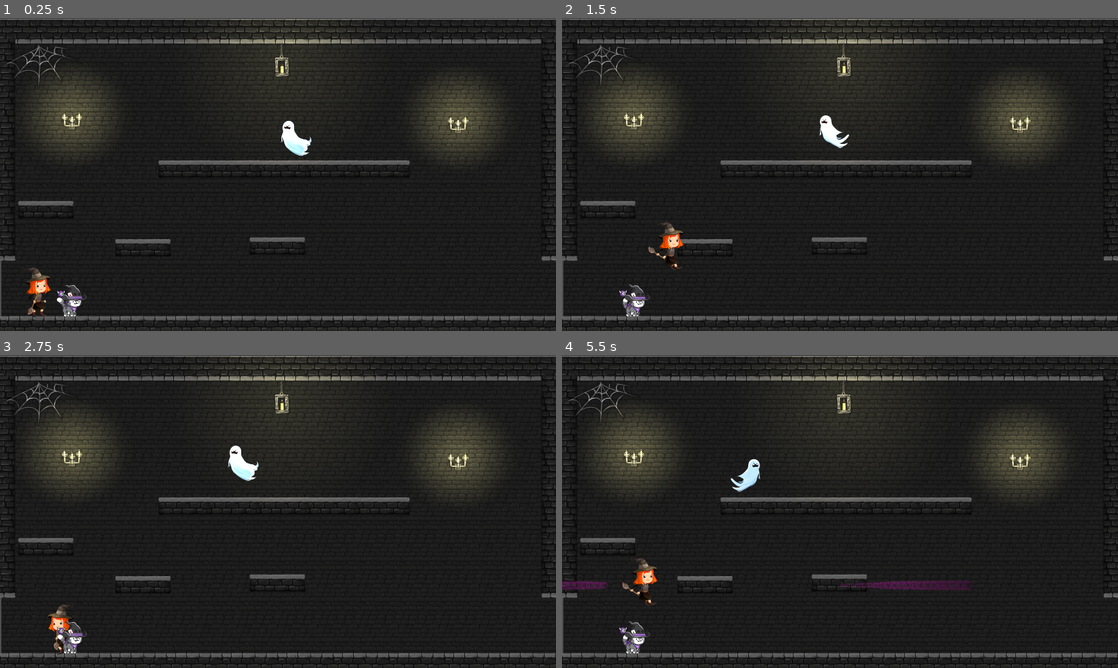
Above: before the commit, frames 1-4 (two rows, left to right).
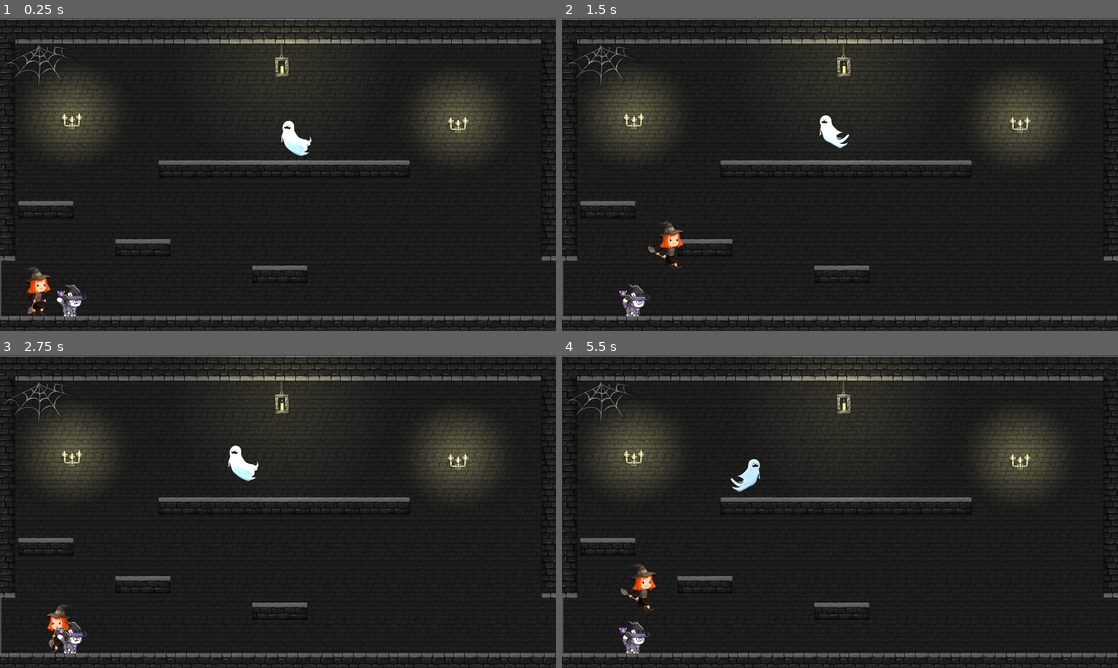
Above: after the commit, the same moments.

Repository: stellar-flame/cauldron
Game: Godot game, scene res://platformer/dungeon_1.tscn
Two runs of this game, one before a commit and one after it. Both use one fixed random seed, a clock stepped at 60 frames per second and the inputs below. This scene is started directly instead of the project's main scene.
Inputs (mouse positions are in pixels of both pictures, inside the frame that each line leads up to):
- Up to frame 1 (0.25 s): no input
- Up to frame 2 (1.5 s): tap Enter (luna_jump) at 0.5, 0.6, 0.77, 1.07 s; move the mouse to (962, 158) at 0.52 s; hold Right (luna_right) from 0.53 s (still down); move the mouse to (728, 190) at 1.27 s; click (728, 190) at 1.35 s
- Up to frame 3 (2.75 s): tap Enter (luna_jump) at 1.52, 1.55, 1.82, 2.1 s; move the mouse to (333, 442) at 2.02 s; release Right (luna_right) at 2.03 s; hold Left (luna_left) from 2.03 s (still down)
- Up to frame 4 (5.5 s): move the mouse to (812, 574) at 2.77 s; release Left (luna_left) at 2.78 s; hold Right (luna_right) 2.78-4.28 s; click (812, 574) at 2.85 s; tap Enter (luna_jump) at 3.02, 3.05, 3.32, 3.6, 3.77, 4.07, 4.52, 4.55, 4.82, 5.1 s; move the mouse to (1006, 558) at 3.52 s; move the mouse to (673, 464) at 4.27 s; hold Left (luna_left) 4.28-5.03 s; click (673, 464) at 4.35 s; move the mouse to (867, 511) at 5.02 s; hold Right (luna_right) from 5.03 s (still down)

The runs differ from the first frame. In frame 1, 0.5% of the frame differs, in the area x 4-56%, y 70-96%; in frame 2, 0.5%; in frame 3, 0.5%; in frame 4, 1.3%, in the area x 0-74%, y 64-84%.

Commit message:
Luna animation fps

Diff:
--- a/platformer/PathFollow2D.gd
+++ b/platformer/PathFollow2D.gd
@@ -19,7 +19,7 @@
 	if new_offset < 0 or new_offset > get_parent().get_curve().get_baked_length():
 		# Reverse direction
 		direction *= -1
-		ghost.flip_sprite()
+		if (ghost != null): ghost.flip_sprite()
 	else:
 		# Update the offset
 		set_progress(new_offset)
--- a/platformer/characters/luna.gd
+++ b/platformer/characters/luna.gd
@@ -9,8 +9,6 @@
 @onready var animation_tree = $AnimationTree
 @onready var state_machine = animation_tree.get("parameters/playback")
 @onready var animation_blocked = false
-
-
 
 
 # Get the gravity from the project settings to be synced with RigidBody nodes.
--- a/platformer/characters/luna.tscn
+++ b/platformer/characters/luna.tscn
@@ -23,7 +23,14 @@
 
 [sub_resource type="CapsuleShape2D" id="CapsuleShape2D_aikpy"]
 radius = 60.0
-height = 234.0
+height = 240.0
+
+[sub_resource type="AnimatedTexture" id="AnimatedTexture_ht3dh"]
+frames = 2
+frame_0/texture = ExtResource("4_2p6bw")
+frame_0/duration = 0.2
+frame_1/texture = ExtResource("5_6d7hl")
+frame_1/duration = 0.3
 
 [sub_resource type="AnimatedTexture" id="AnimatedTexture_yy18f"]
 frames = 2
@@ -36,17 +43,10 @@
 frame_0/texture = ExtResource("3_ba6xv")
 frame_0/duration = 0.2
 
-[sub_resource type="AnimatedTexture" id="AnimatedTexture_ht3dh"]
-frames = 2
-frame_0/texture = ExtResource("4_2p6bw")
-frame_0/duration = 0.2
-frame_1/texture = ExtResource("5_6d7hl")
-frame_1/duration = 0.3
-
 [sub_resource type="Animation" id="Animation_rfd6n"]
 resource_name = "attack"
 length = 0.5
-step = 1.0
+step = 0.2
 tracks/0/type = "value"
 tracks/0/imported = false
 tracks/0/enabled = true
@@ -86,6 +86,7 @@
 [sub_resource type="Animation" id="Animation_7mcnv"]
 resource_name = "idle"
 loop_mode = 1
+step = 0.333333
 tracks/0/type = "value"
 tracks/0/imported = false
 tracks/0/enabled = true
@@ -131,24 +132,11 @@
 "values": [SubResource("AnimatedTexture_8nsx4")]
 }
 
-[sub_resource type="AnimatedTexture" id="AnimatedTexture_bgmrt"]
-frames = 6
-frame_0/texture = ExtResource("22_1sntn")
-frame_0/duration = 0.1
-frame_1/texture = ExtResource("23_vbu6i")
-frame_1/duration = 0.1
-frame_2/texture = ExtResource("24_fqidl")
-frame_2/duration = 0.1
-frame_3/texture = ExtResource("25_s2vup")
-frame_3/duration = 0.1
-frame_4/texture = ExtResource("26_iamks")
-frame_4/duration = 0.1
-frame_5/texture = ExtResource("27_u5af5")
-frame_5/duration = 0.1
-
 [sub_resource type="Animation" id="Animation_tkgbm"]
 resource_name = "run"
+length = 0.6
 loop_mode = 1
+step = 0.0833333
 tracks/0/type = "value"
 tracks/0/imported = false
 tracks/0/enabled = true
@@ -156,10 +144,10 @@
 tracks/0/interp = 1
 tracks/0/loop_wrap = true
 tracks/0/keys = {
-"times": PackedFloat32Array(0),
-"transitions": PackedFloat32Array(1),
-"update": 1,
-"values": [SubResource("AnimatedTexture_bgmrt")]
+"times": PackedFloat32Array(0, 0.1, 0.2, 0.3, 0.4, 0.5),
+"transitions": PackedFloat32Array(1, 1, 1, 1, 1, 1),
+"update": 1,
+"values": [ExtResource("22_1sntn"), ExtResource("23_vbu6i"), ExtResource("24_fqidl"), ExtResource("25_s2vup"), ExtResource("26_iamks"), ExtResource("27_u5af5")]
 }
 
 [sub_resource type="AnimationLibrary" id="AnimationLibrary_q5gnx"]
@@ -225,7 +213,7 @@
 
 [node name="Sprite2D" type="Sprite2D" parent="."]
 scale = Vector2(0.15, 0.15)
-texture = SubResource("AnimatedTexture_yy18f")
+texture = SubResource("AnimatedTexture_ht3dh")
 
 [node name="AnimationPlayer" type="AnimationPlayer" parent="."]
 libraries = {
--- /dev/null
+++ b/platformer/characters/luna_2.gd
@@ -0,0 +1,45 @@
+extends CharacterBody2D
+
+@export  var spell: PackedScene
+
+const SPEED = 400.0
+const JUMP_VELOCITY = -650.0
+@onready var direction = 0
+@onready var sprite = $AnimatedSprite2D
+@onready var animation_blocked = false
+var is_running = false
+
+
+# Get the gravity from the project settings to be synced with RigidBody nodes.
+var gravity = ProjectSettings.get_setting("physics/2d/default_gravity")
+
+func _physics_process(delta):
+	# Add the gravity.
+	if not is_on_floor():
+		velocity.y += gravity * delta
+
+	# Handle Jump.
+	if Input.is_action_just_pressed("luna_jump") and is_on_floor():
+		velocity.y = JUMP_VELOCITY
+
+	# Get the input direction and handle the movement/deceleration.
+	# As good practice, you should replace UI actions with custom gameplay actions.
+	direction = Input.get_axis("luna_left", "luna_right")
+	if direction:
+		velocity.x = direction * SPEED
+	else:
+		velocity.x = move_toward(velocity.x, 0, SPEED)
+
+	move_and_slide()
+	update_animation()
+	update_facing_direction()
+
+func update_animation():
+	sprite.play("run")
+
+
+func update_facing_direction():
+	if direction > 0:
+		sprite.flip_h = false
+	elif direction < 0:
+		sprite.flip_h = true
--- /dev/null
+++ b/platformer/characters/luna_2.tscn
@@ -0,0 +1,70 @@
+[gd_scene load_steps=13 format=3 uid="uid://b0ygbkmd0nvv6"]
+
+[ext_resource type="Script" path="res://platformer/characters/luna_2.gd" id="1_p1qk0"]
+[ext_resource type="Texture2D" uid="uid://b7ujf2w76y65l" path="res://assets/witch/run/run_001.png" id="3_romht"]
+[ext_resource type="Texture2D" uid="uid://cp5xkuu2euyul" path="res://assets/witch/idle/idle_000.png" id="7_5ofqj"]
+[ext_resource type="Texture2D" uid="uid://cgvnu0rcpv58v" path="res://assets/witch/idle/idle_001.png" id="8_jl4yx"]
+[ext_resource type="Texture2D" uid="uid://b6gbh2m25klp3" path="res://assets/witch/idle/idle_002.png" id="9_t2ngr"]
+[ext_resource type="Texture2D" uid="uid://rmbueqabdgjg" path="res://assets/witch/run/run_000.png" id="16_24an0"]
+[ext_resource type="Texture2D" uid="uid://j0f8lmk7a778" path="res://assets/witch/run/run_002.png" id="17_hus3t"]
+[ext_resource type="Texture2D" uid="uid://0v7c4dqdh8bp" path="res://assets/witch/run/run_003.png" id="18_ahaq0"]
+[ext_resource type="Texture2D" uid="uid://ba72btu5moipx" path="res://assets/witch/run/run_004.png" id="19_1hxdy"]
+[ext_resource type="Texture2D" uid="uid://cl7e0d1ybarps" path="res://assets/witch/run/run_005.png" id="20_cnk0t"]
+
+[sub_resource type="SpriteFrames" id="SpriteFrames_ew3g1"]
+animations = [{
+"frames": [{
+"duration": 1.0,
+"texture": ExtResource("7_5ofqj")
+}, {
+"duration": 1.0,
+"texture": ExtResource("8_jl4yx")
+}, {
+"duration": 1.0,
+"texture": ExtResource("9_t2ngr")
+}],
+"loop": true,
+"name": &"idle",
+"speed": 5.0
+}, {
+"frames": [{
+"duration": 1.0,
+"texture": ExtResource("16_24an0")
+}, {
+"duration": 1.0,
+"texture": ExtResource("3_romht")
+}, {
+"duration": 1.0,
+"texture": ExtResource("17_hus3t")
+}, {
+"duration": 1.0,
+"texture": ExtResource("18_ahaq0")
+}, {
+"duration": 1.0,
+"texture": ExtResource("19_1hxdy")
+}, {
+"duration": 1.0,
+"texture": ExtResource("20_cnk0t")
+}],
+"loop": true,
+"name": &"run",
+"speed": 12.0
+}]
+
+[sub_resource type="CapsuleShape2D" id="CapsuleShape2D_dhego"]
+radius = 526.667
+height = 1693.33
+
+[node name="Luna_2" type="CharacterBody2D"]
+position = Vector2(-21, 8)
+scale = Vector2(0.15, 0.15)
+script = ExtResource("1_p1qk0")
+
+[node name="AnimatedSprite2D" type="AnimatedSprite2D" parent="."]
+sprite_frames = SubResource("SpriteFrames_ew3g1")
+animation = &"run"
+frame_progress = 0.505635
+
+[node name="CollisionShape2D" type="CollisionShape2D" parent="."]
+position = Vector2(0, -60)
+shape = SubResource("CapsuleShape2D_dhego")
--- a/platformer/characters/stella.tscn
+++ b/platformer/characters/stella.tscn
@@ -93,6 +93,7 @@
 [sub_resource type="Animation" id="Animation_a80wp"]
 resource_name = "idle"
 loop_mode = 1
+step = 0.0666667
 tracks/0/type = "value"
 tracks/0/imported = false
 tracks/0/enabled = true
--- a/platformer/dungeon_1.tscn
+++ b/platformer/dungeon_1.tscn
@@ -51,7 +51,7 @@
 position = Vector2(113, 30)
 
 [node name="Step3" parent="." instance=ExtResource("4_23g34")]
-position = Vector2(732, 22)
+position = Vector2(743, 152)
 
 [node name="Floor" parent="." instance=ExtResource("5_yqfxm")]
 position = Vector2(758, 0)
--- a/platformer/ghost.gd
+++ b/platformer/ghost.gd
@@ -1,19 +1,25 @@
 extends Area2D
 
 @onready var sprite = $AnimatedSprite2D
+@onready var flicker = $FlickerTimer
+
 
 func _ready():
 	sprite.flip_h = false
 
+
 func flip_sprite():
 	sprite.flip_h = !sprite.flip_h
-
 
 func _on_body_entered(body):
 	print("Hit")
 
 func _on_area_entered(area):
-	print("Hit")
 	if (area.is_in_group("spells")):
-		print("Hit by spells")
-		queue_free()
+		flicker.start(1)
+		sprite.modulate.a = 0.3
+		area.queue_free()
+
+
+func _on_flicker_timer_timeout():
+	queue_free()
--- a/platformer/ghost.tscn
+++ b/platformer/ghost.tscn
@@ -58,4 +58,7 @@
 animation = &"float"
 autoplay = "float"
 
+[node name="FlickerTimer" type="Timer" parent="."]
+
 [connection signal="body_entered" from="." to="." method="_on_body_entered"]
+[connection signal="timeout" from="FlickerTimer" to="." method="_on_flicker_timer_timeout"]
--- a/platformer/spell.gd
+++ b/platformer/spell.gd
@@ -10,3 +10,7 @@
 	if (direction.x == -1):
 		$AnimatedSprite2D.flip_h = true
 	position += direction * delta * speed
+
+
+func _on_body_entered(body):
+	queue_free()
--- a/platformer/spell.tscn
+++ b/platformer/spell.tscn
@@ -50,7 +50,7 @@
 [sub_resource type="Gradient" id="Gradient_pnq0p"]
 colors = PackedColorArray(0.41106, 0.41106, 0.41106, 1, 1, 1, 1, 1)
 
-[node name="Spell" type="Area2D"]
+[node name="Spell" type="Area2D" groups=["spells"]]
 position = Vector2(83, -36)
 script = ExtResource("1_ue443")
 
@@ -76,3 +76,6 @@
 scale_amount_curve = SubResource("Curve_fh5x0")
 color = Color(0.843137, 0.156863, 0.741176, 1)
 color_ramp = SubResource("Gradient_pnq0p")
+
+[connection signal="area_shape_entered" from="." to="." method="_on_area_shape_entered"]
+[connection signal="body_entered" from="." to="." method="_on_body_entered"]
Not shown: 1 places in platformer/characters/luna.tscn that only renumber resources
Not shown: 1 places in platformer/spell.tscn that only renumber resources
Not shown, changed: assets/.DS_Store
Not shown, added: assets/Props/.DS_Store
